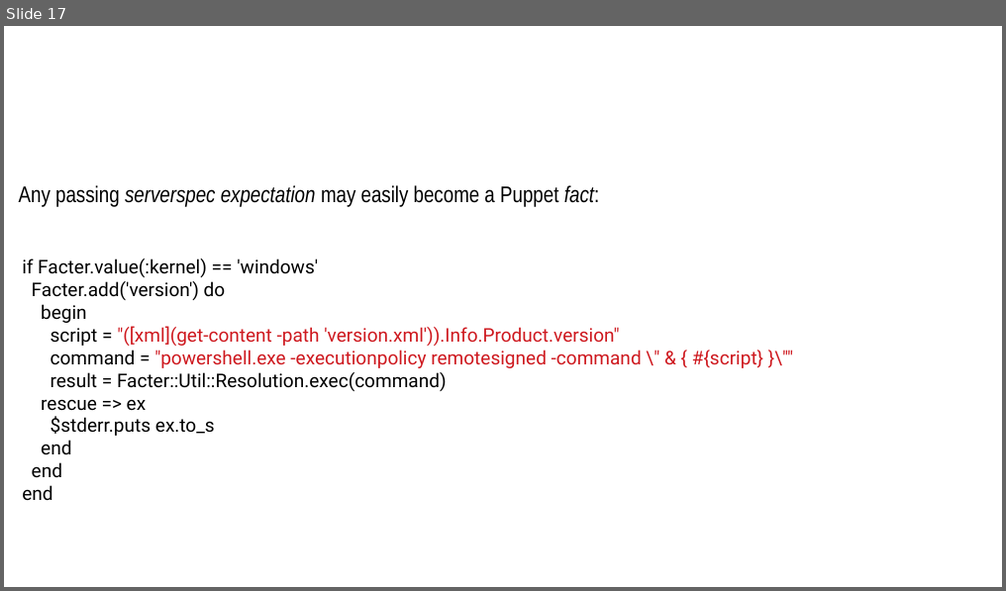
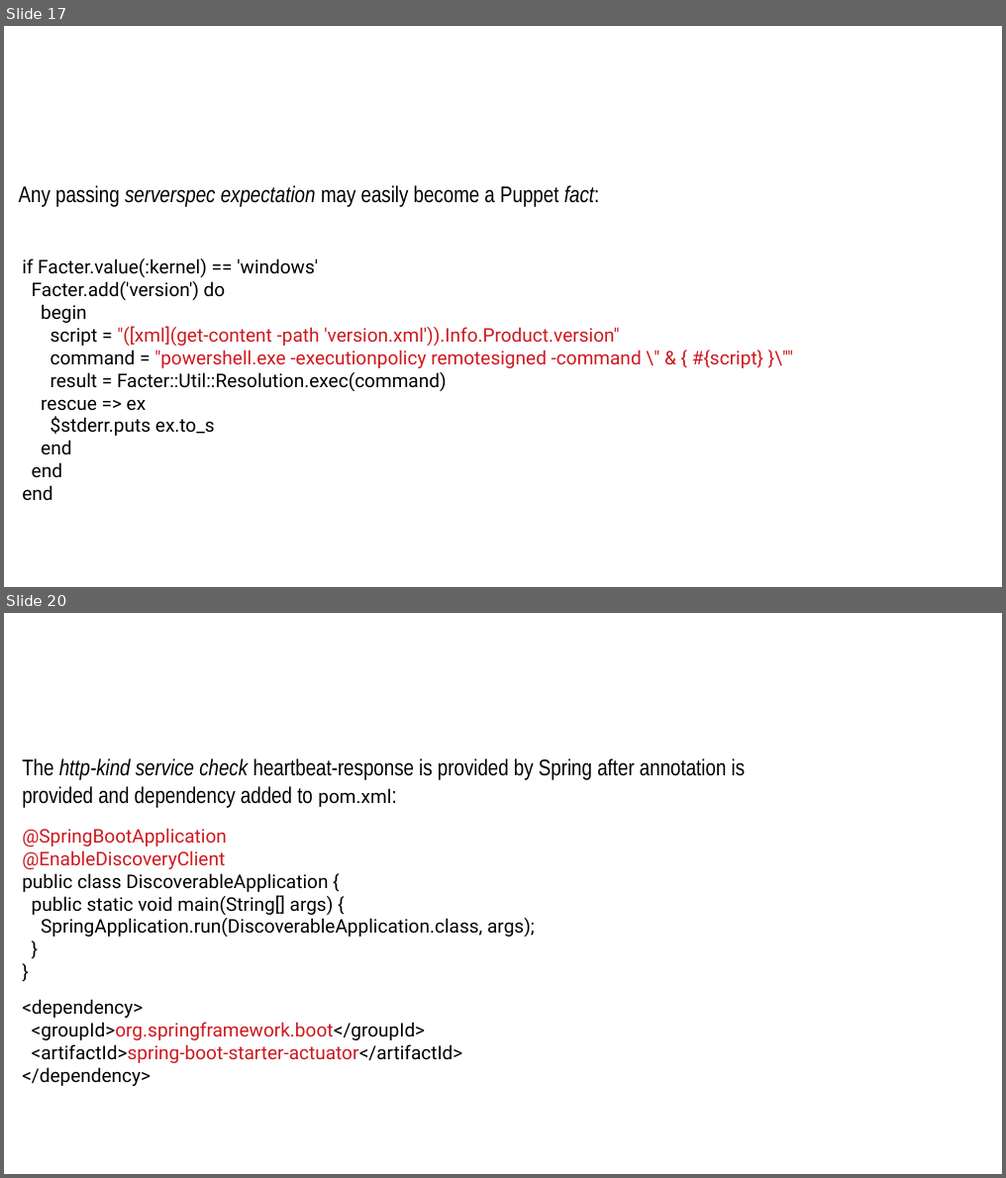
Before and after one commit to sergueik/uru_serverspec, a slide deck: Serverspec Integration in Cloud Provision.odp. Shown one above the other, each under a label of ours: slide 17 before the commit, slides 17 and 20 after it; the slides between them are not shown. The pictures are 1006x591 and 1006x1178 pixels, drawn with LibreOffice and Linux fonts; fonts in the diff are those of the drawing; background and template pictures are left out. Boxes give left, top, right and bottom in pixels: in the first picture for what was removed or moved away, otherwise in the second. Text is boxed around its words. In the diff, an @@ line names an element or a change of style, - is before the commit and + after.

```diff
--- a/Serverspec Integration in Cloud Provision.odp
+++ b/Serverspec Integration in Cloud Provision.odp
@@ slide 20 added at (4, 613, 1002, 1174), background #FFFFFF @@
@@ text added at (22, 759, 746, 808), 18 pt, text #000000 @@
+The http-kind service check heartbeat-response is provided by Spring after annotation is provided and dependency added to pom.xml:
@@ text added at (22, 828, 535, 1086), 15 pt, text #000000 @@
+@SpringBootApplication
+@EnableDiscoveryClient
+public class DiscoverableApplication {
+public static void main(String[] args) {
+SpringApplication.run(DiscoverableApplication.class, args);
+}
+}
+<dependency>
+<groupId>org.springframework.boot</groupId>
+<artifactId>spring-boot-starter-actuator</artifactId>
+</dependency>
```
Also in this commit, not shown: 4 slides changed, 1 other slide added, 1 other file.
